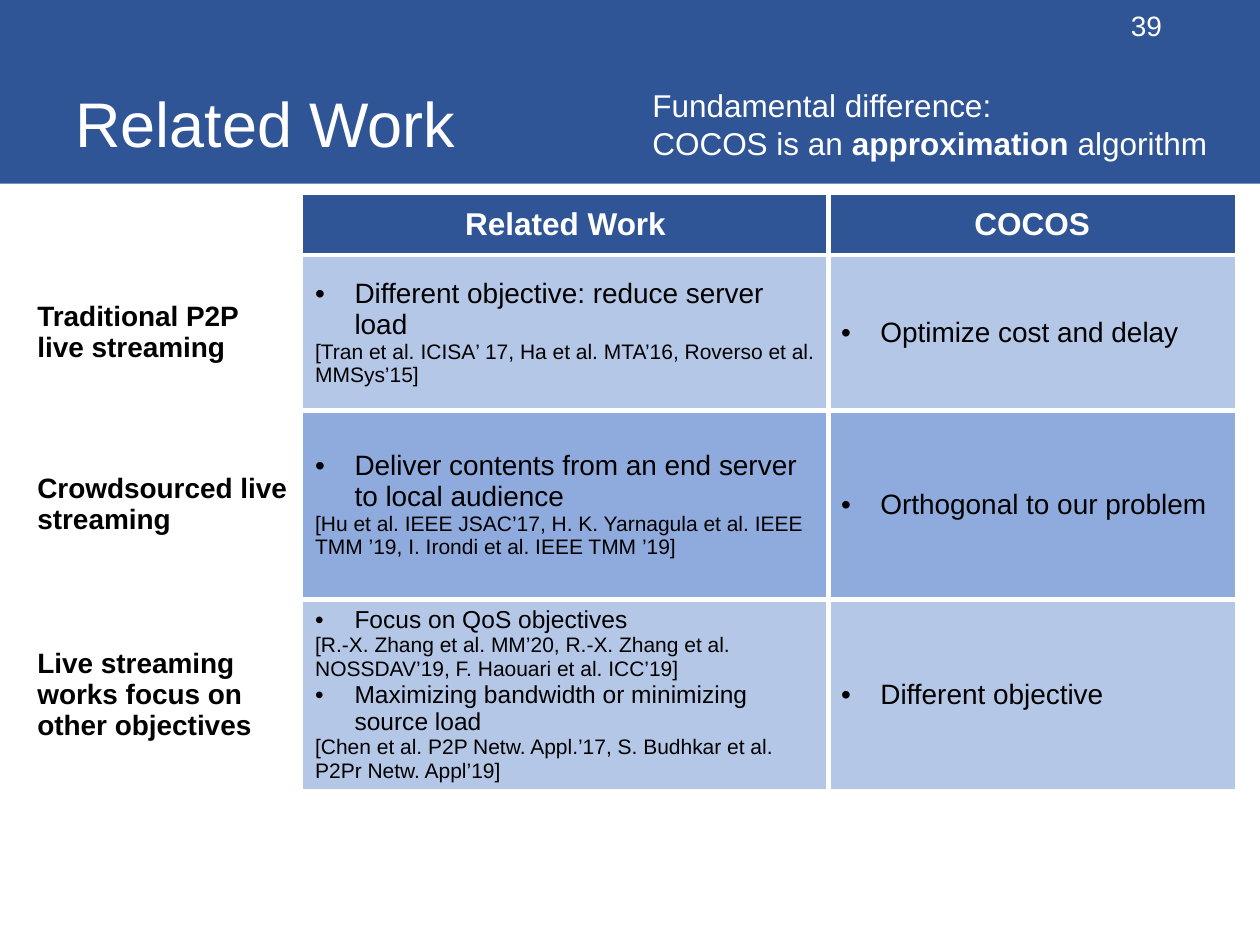
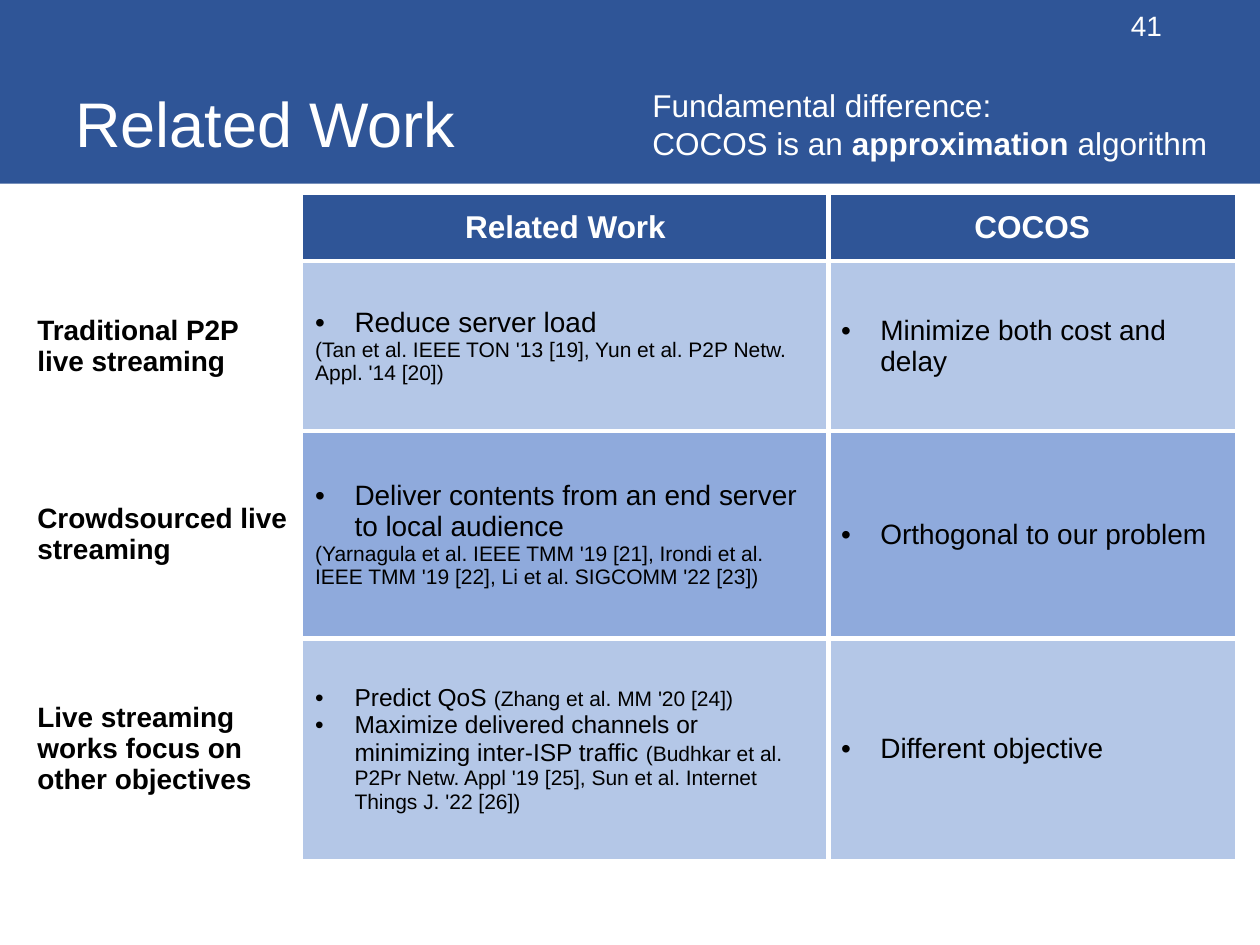
Before and after one commit to changzhangyu/changzhangyu.github.io, a slide deck: slide 41 of files/thesis/thesis.pptx (slide 39 before the commit). Drawn at 1260x945 pixels with LibreOffice and Linux fonts; fonts in the diff are those of the drawing. Boxes give left, top, right and bottom in pixels: in the first picture for what was removed or moved away, otherwise in the second. Text is boxed around its words. In the diff, an @@ line names an element or a change of style, - is before the commit and + after.

```diff
--- a/files/thesis/thesis.pptx
+++ b/files/thesis/thesis.pptx
@@ page number at [1131,16,1162,36]: text changed @@
-39
+41
@@ table at [25,195,1236,861] @@
-row 2, column 2: Different objective: reduce server load / [Tran et al. ICISA’ 17, Ha et al. MTA’16, Roverso et al. MMSys’15]
+row 2, column 2: Reduce server load / (Tan et al. IEEE TON '13 [19], Yun et al. P2P Netw. Appl. '14 [20])
-row 2, column 3: Optimize cost and delay
+row 2, column 3: Minimize both cost and delay
-row 3, column 2: Deliver contents from an end server to local audience / [Hu et al. IEEE JSAC’17, H. K. Yarnagula et al. IEEE TMM ’19, I. Irondi et al. IEEE TMM ’19]
+row 3, column 2: Deliver contents from an end server to local audience / (Yarnagula et al. IEEE TMM '19 [21], Irondi et al. IEEE TMM '19 [22], Li et al. SIGCOMM '22 [23])
-row 4, column 2: Focus on QoS objectives / [R.-X. Zhang et al. MM’20, R.-X. Zhang et al. NOSSDAV’19, F. Haouari et al. ICC’19] / Maximizing bandwidth or minimizing source load / [Chen et al. P2P Netw. Appl.’17, S. Budhkar et al. P2Pr Netw. Appl’19]
+row 4, column 2: Predict QoS (Zhang et al. MM '20 [24]) / Maximize delivered channels or minimizing inter-ISP traffic (Budhkar et al. P2Pr Netw. Appl '19 [25], Sun et al. Internet Things J. '22 [26])
```
Also in this commit, not shown: 29 other slides changed, 7 slides added, 1 slide removed, 1 other file.
